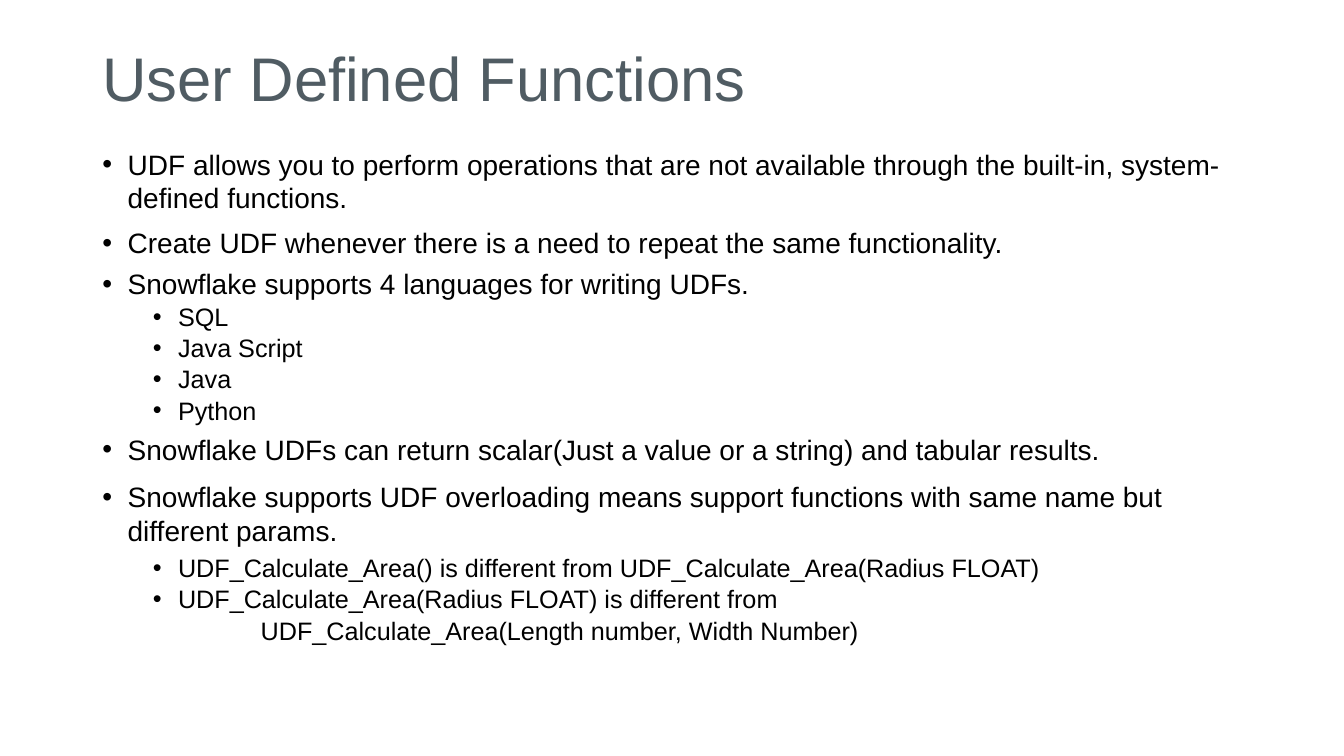
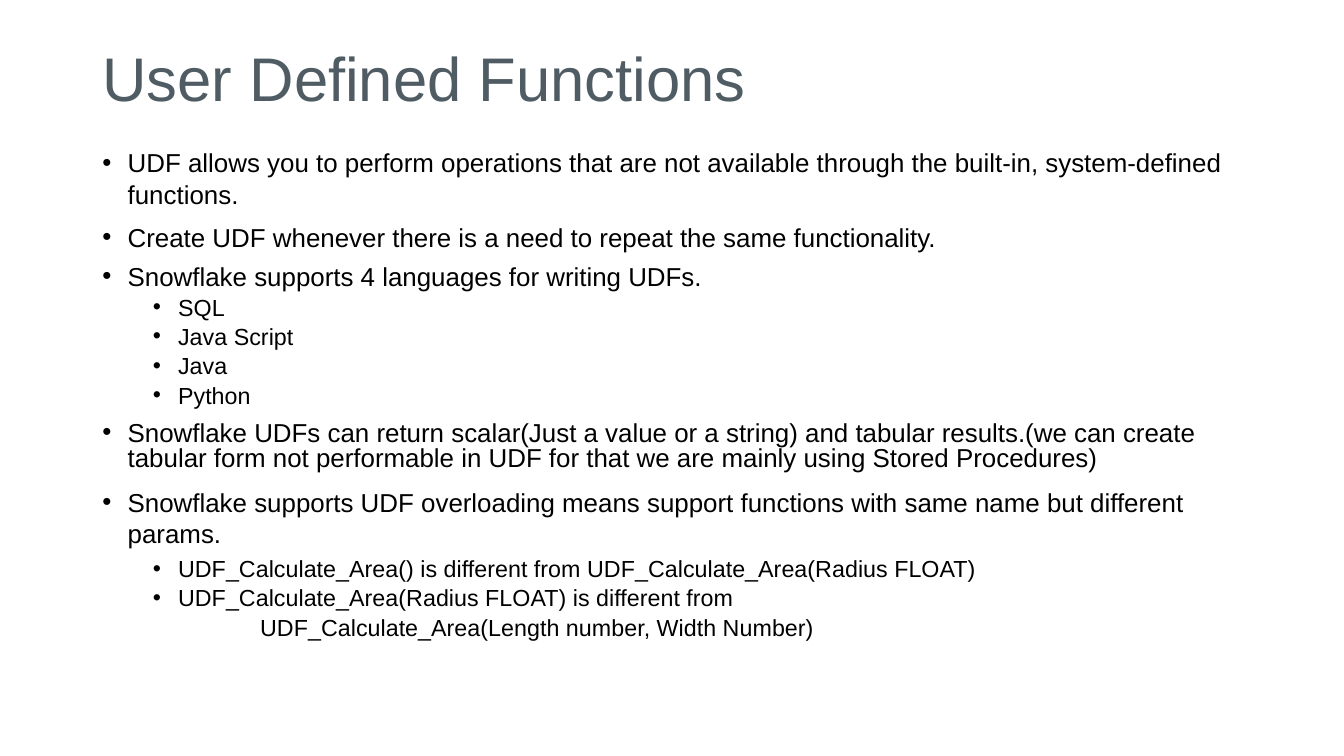
Before and after one commit to venkytumu/IICS-CAI, a slide deck: slide 3 of Snowflake/PPT/23.UserDefinedFunctions.pptx. Drawn at 1344x756 pixels with LibreOffice and Linux fonts; fonts in the diff are those of the drawing. Boxes give left, top, right and bottom in pixels: in the first picture for what was removed or moved away, otherwise in the second. Text is boxed around its words. In the diff, an @@ line names an element or a change of style, - is before the commit and + after.

Commit message:
new file added in to snowflake

```diff
--- a/Snowflake/PPT/23.UserDefinedFunctions.pptx
+++ b/Snowflake/PPT/23.UserDefinedFunctions.pptx
@@ text at <box>128,153,1221,641</box>: size 20 to 18.5 pt in "UDF allows you to perform operations that ...", "Create UDF whenever there is a need ...", "Snowflake supports 4 languages for writing UDFs.", "Snowflake supports UDF overloading means support functions ..."; size 18 to 16.6 pt in "SQL", "Java Script", "Java", "Python" and 3 more places @@
@@ text at <box>128,423,1195,473</box>: text changed; size 20 to 18.5 pt @@
-• Snowflake UDFs can return scalar(Just a value or a string) and tabular results.
+• Snowflake UDFs can return scalar(Just a value or a string) and tabular results.(we can create tabular form not performable in UDF for that we are mainly using Stored Procedures)
```
Also in this commit, not shown: 1 other file.
